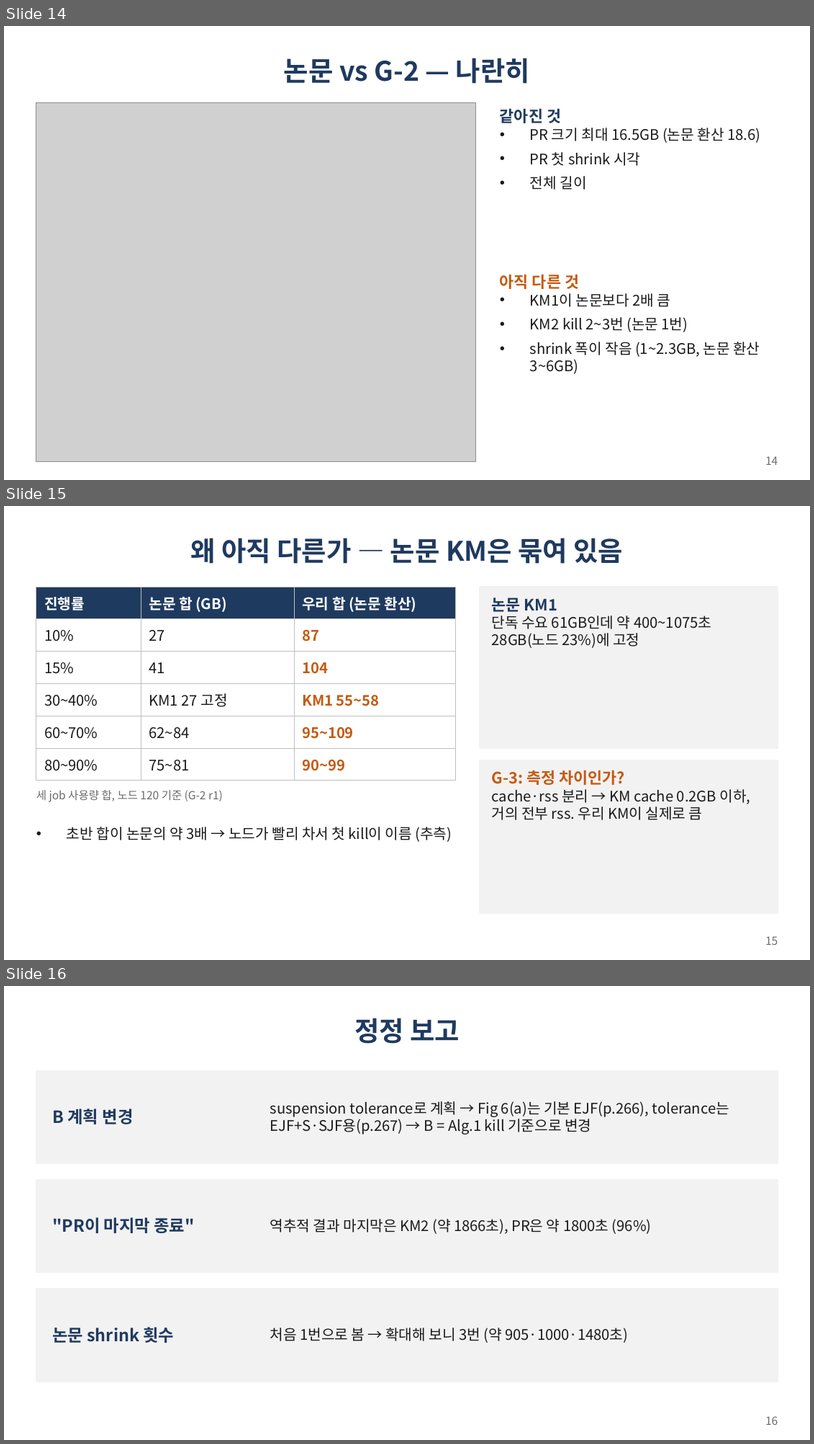
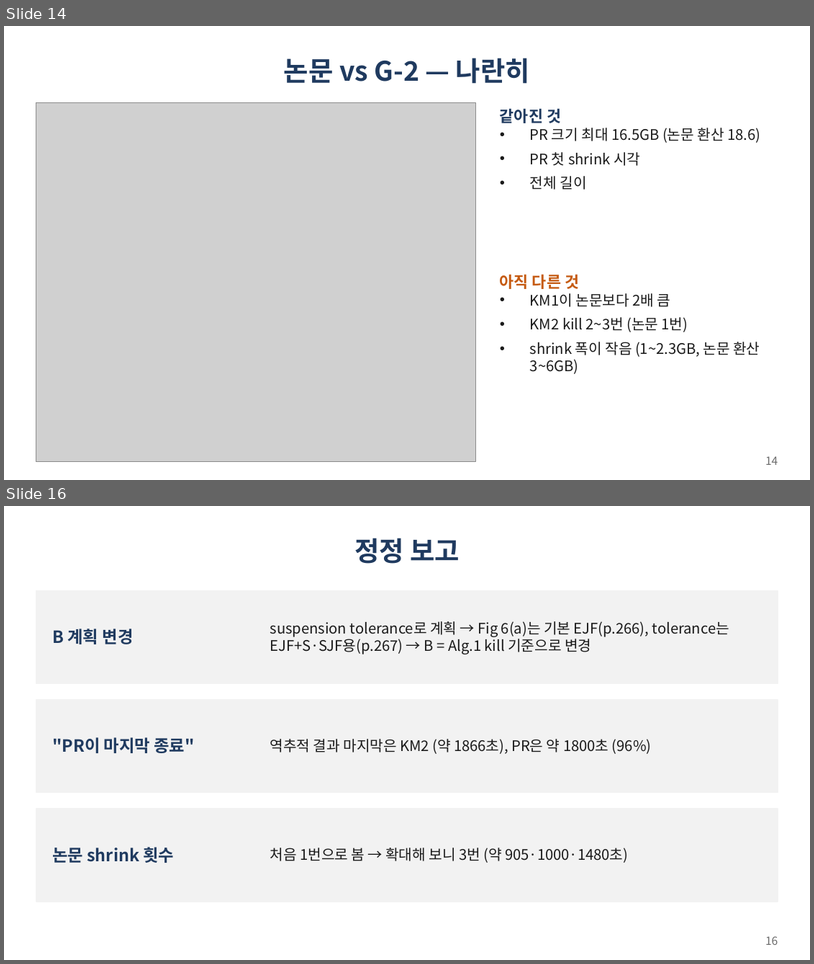
Before and after one commit to gihyeon23/pufferfish-memory-lab, a slide deck: common/lab-meetings/2026-11-20/fig6a-paper-aligned.pptx. Shown one above the other, each under a label of ours: slides 14, 15 and 16 before the commit, slides 14 and 16 after it; the slides between them are not shown. The pictures are 814x1444 and 814x964 pixels, drawn with LibreOffice and Linux fonts; fonts in the diff are those of the drawing; grey boxes stand for pictures. Boxes give left, top, right and bottom in pixels: in the first picture for what was removed or moved away, otherwise in the second. Text is boxed around its words. In the diff, an @@ line names an element or a change of style, - is before the commit and + after.

```diff
--- a/common/lab-meetings/2026-11-20/fig6a-paper-aligned.pptx
+++ b/common/lab-meetings/2026-11-20/fig6a-paper-aligned.pptx
@@ slide 15 removed at <box>4,506,810,960</box>, background #FFFFFF @@
@@ title removed at <box>191,538,624,564</box> @@
-왜 아직 다른가 — 논문 KM은 묶여 있음
@@ table removed at <box>36,587,455,774</box>, 6 rows, 3 columns @@
-진행률 | 논문 합 (GB) | 우리 합 (논문 환산)
-10% | 27 | 87
-15% | 41 | 104
-30~40% | KM1 27 고정 | KM1 55~58
-60~70% | 62~84 | 95~109
-80~90% | 75~81 | 90~99
@@ rectangle removed at <box>480,587,778,748</box> @@
@@ text removed at <box>492,597,712,648</box> @@
-논문 KM1
-단독 수요 61GB인데 약 400~1075초 28GB(노드 23%)에 고정
@@ rectangle removed at <box>480,760,778,914</box> @@
@@ text removed at <box>492,770,751,820</box> @@
-G-3: 측정 차이인가?
-cache·rss 분리 → KM cache 0.2GB 이하, 거의 전부 rss. 우리 KM이 실제로 큼
@@ text removed at <box>36,790,223,802</box> @@
-세 job 사용량 합, 노드 120 기준 (G-2 r1)
@@ text removed at <box>67,826,453,842</box> @@
-• 초반 합이 논문의 약 3배 → 노드가 빨리 차서 첫 kill이 이름 (추측)
@@ page number removed at <box>766,936,778,944</box> @@
-15
```
Also in this commit, not shown: 1 slide added, 1 other file.
